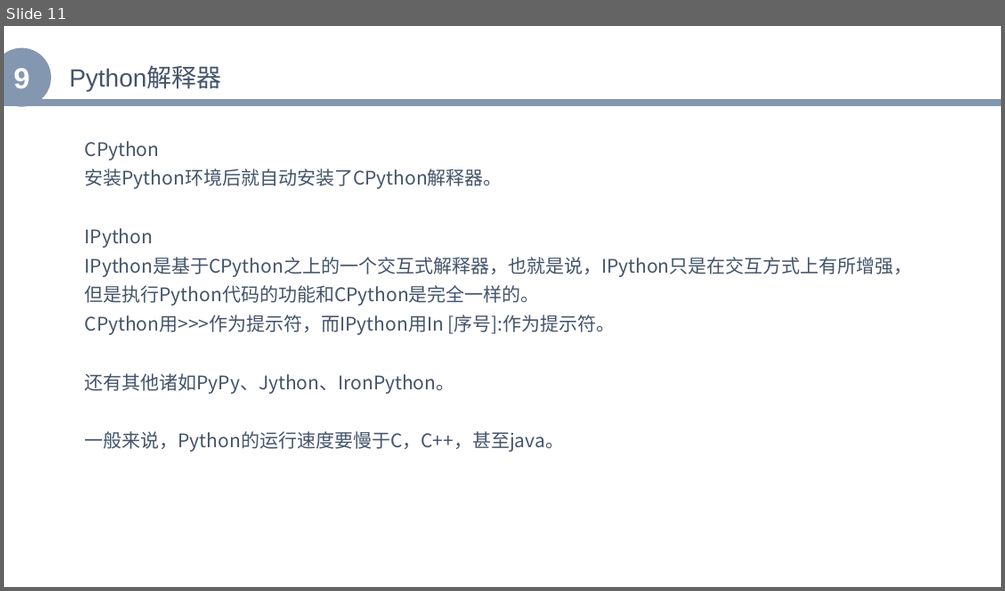
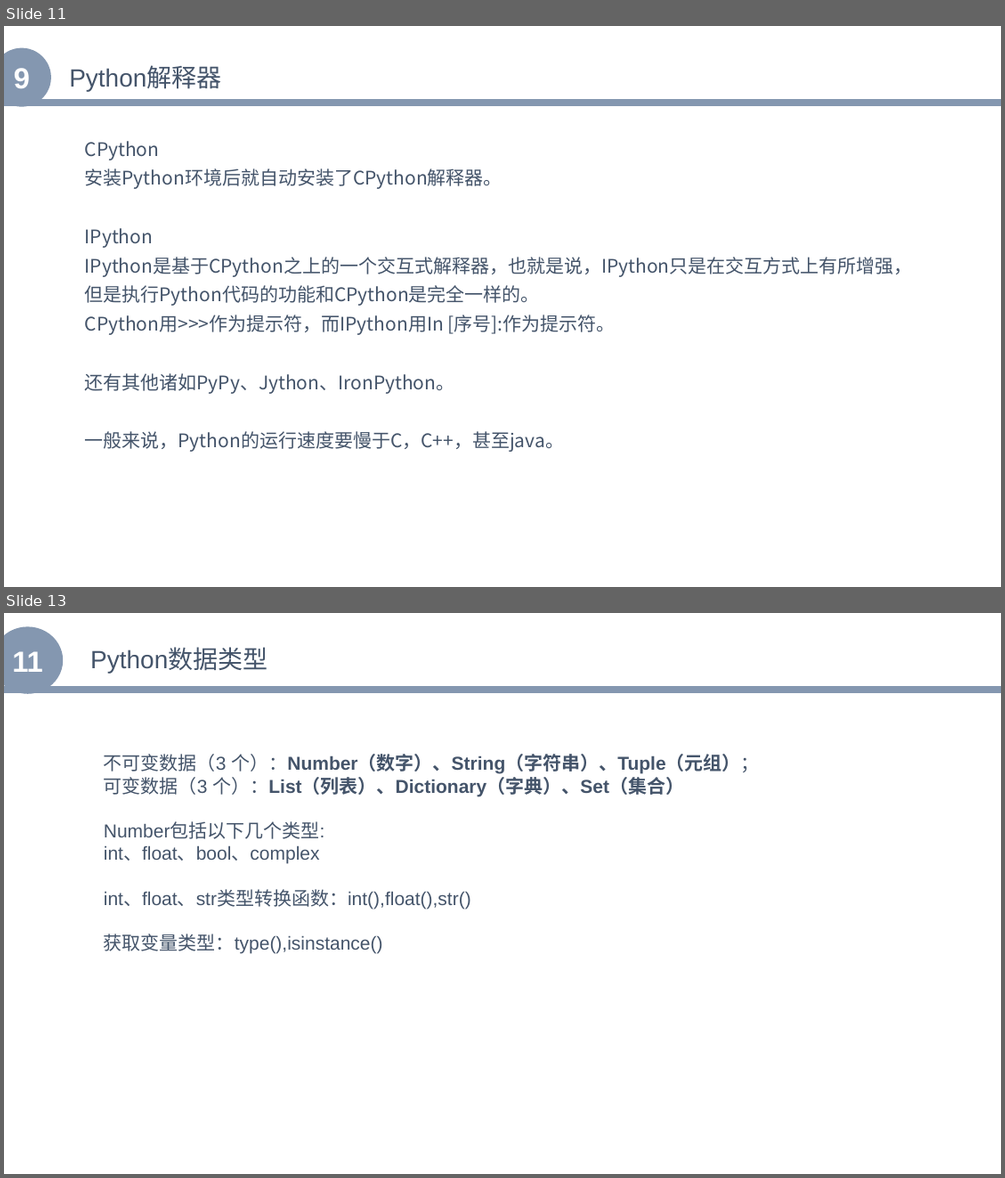
Before and after one commit to zhenglibins/python, a slide deck: python资料/Python与机器学习入门.pptx. Shown one above the other, each under a label of ours: slide 11 before the commit, slides 11 and 13 after it; the slides between them are not shown. The pictures are 1005x591 and 1005x1178 pixels, drawn with LibreOffice and Linux fonts; fonts in the diff are those of the drawing. Boxes give left, top, right and bottom in pixels: in the first picture for what was removed or moved away, otherwise in the second. Text is boxed around its words. In the diff, an @@ line names an element or a change of style, - is before the commit and + after.

```diff
--- a/python资料/Python与机器学习入门.pptx
+++ b/python资料/Python与机器学习入门.pptx
@@ slide 13 added at (x1=4, y1=613, x2=1001, y2=1174), background #FFFFFF @@
@@ ellipse added at (x1=4, y1=626, x2=63, y2=694), fill #8497B0, 28 pt, text #FFFFFF, bold @@
+11
@@ text added at (x1=90, y1=649, x2=267, y2=673), 24 pt, text #44546A @@
+Python数据类型
@@ line added from (4, 690) to (1001, 690), #8497B0 7 pt @@
@@ text added at (x1=104, y1=754, x2=759, y2=954), 18 pt, text #44546A @@
+不可变数据（3 个）：Number（数字）、String（字符串）、Tuple（元组）；
+可变数据（3 个）：List（列表）、Dictionary（字典）、Set（集合）
+Number包括以下几个类型:
+int、float、bool、complex
+int、float、str类型转换函数：int(),float(),str()
+获取变量类型：type(),isinstance()
```
Also in this commit, not shown: 1 slide changed, 1 other slide added.
